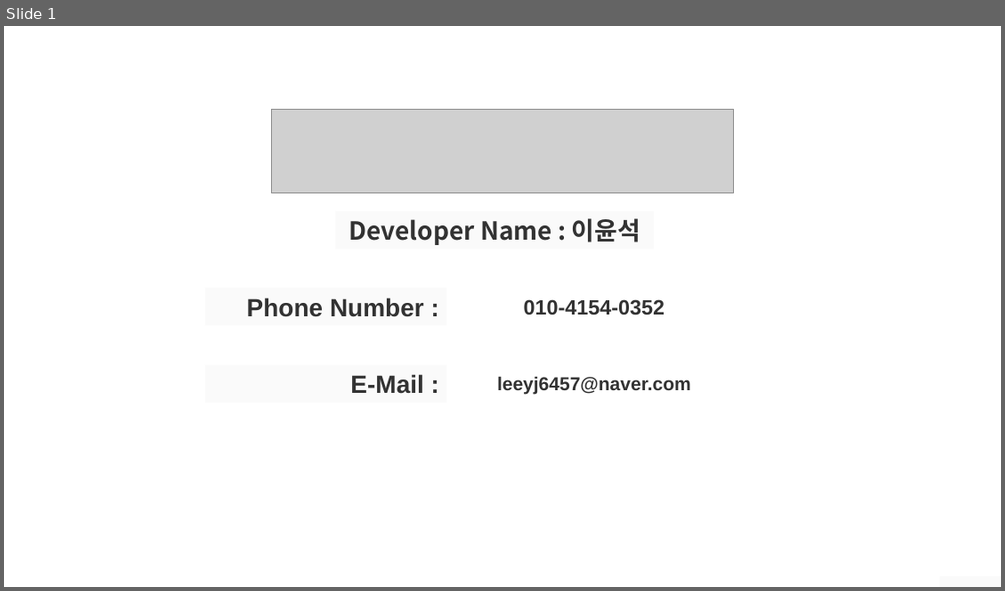
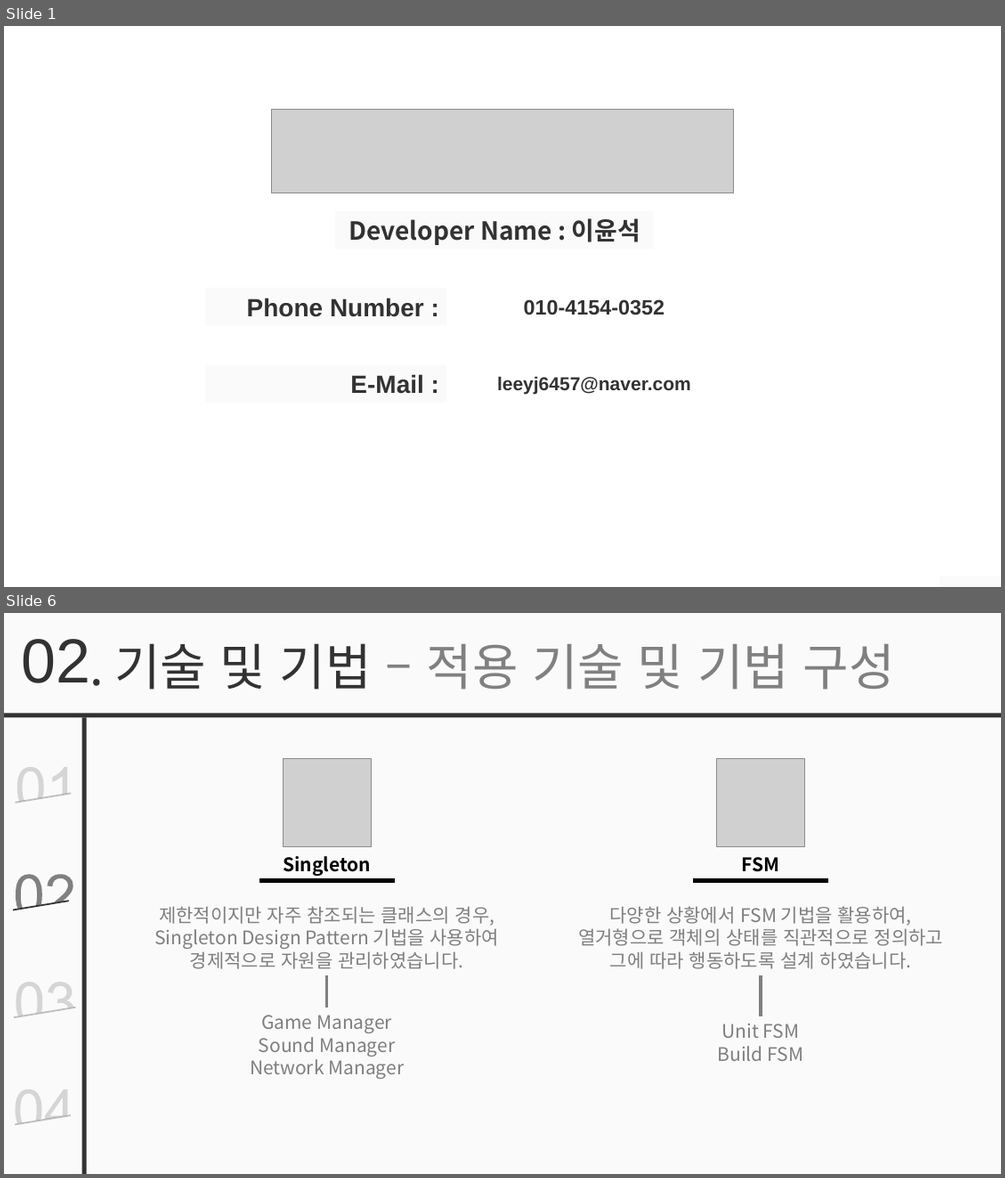
Before and after one commit to simplex3510/GeoStrike, a slide deck: 포트폴리오.pptx. Shown one above the other, each under a label of ours: slide 1 before the commit, slides 1 and 6 after it; the slides between them are not shown. The pictures are 1005x591 and 1005x1178 pixels, drawn with LibreOffice and Linux fonts; fonts in the diff are those of the drawing; grey boxes stand for pictures; background and template pictures are left out. Boxes give left, top, right and bottom in pixels: in the first picture for what was removed or moved away, otherwise in the second. Text is boxed around its words. In the diff, an @@ line names an element or a change of style, - is before the commit and + after.

```diff
--- a/포트폴리오.pptx
+++ b/포트폴리오.pptx
@@ slide 6 added at (4,613,1001,1174), background #FFFFFF @@
@@ rectangle added at (4,613,1001,1174), fill #FAFAFA @@
@@ text added at (21,639,90,683), 60 pt, text #323232 @@
+02
@@ text added at (114,643,895,690), 48 pt, text #808080 @@
+. 기술 및 기법 – 적용 기술 및 기법 구성
@@ rectangle added at (4,713,1001,717), fill #323232 @@
@@ rectangle added at (81,718,86,1174), fill #323232 @@
@@ freeform shape added at (17,767,67,802), fill #808080 at 30% opacity @@
@@ line added from (16, 803) to (72, 793), #323232 1.5 pt @@
@@ freeform shape added at (16,874,73,908), fill #808080 @@
@@ line added from (13, 910) to (69, 900), #323232 1.5 pt @@
@@ freeform shape added at (16,981,73,1016), fill #808080 at 30% opacity @@
@@ group added at (154,758,499,1078): 3 texts, 2 lines, 1 picture @@
+Singleton
+제한적이지만 자주 참조되는 클래스의 경우, Singleton Design Pattern 기법을 사용하여
+경제적으로 자원을 관리하였습니다.
+Game Manager
+Sound Manager
+Network Manager
@@ group added at (578,758,943,1061): 3 texts, 2 lines, 1 picture @@
+FSM
+다양한 상황에서 FSM 기법을 활용하여,
+열거형으로 객체의 상태를 직관적으로 정의하고
+그에 따라 행동하도록 설계 하였습니다.
+Unit FSM
+Build FSM
@@ line added from (14, 1018) to (76, 1007), #323232 1.5 pt @@
@@ freeform shape added at (16,1089,67,1124), fill #808080 at 30% opacity @@
@@ line added from (16, 1125) to (71, 1116), #323232 1.5 pt @@
```
Also in this commit, not shown: 5 slides changed, 4 other slides added, 1 slide removed.
